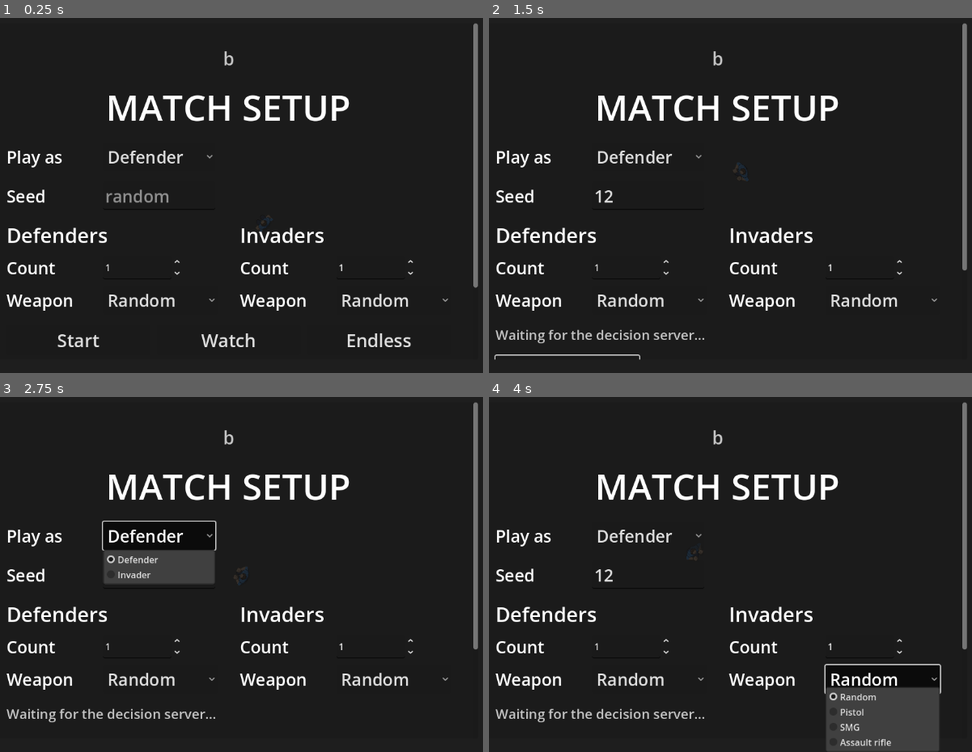
Above: before the commit, frames 1-4 (two rows, left to right).
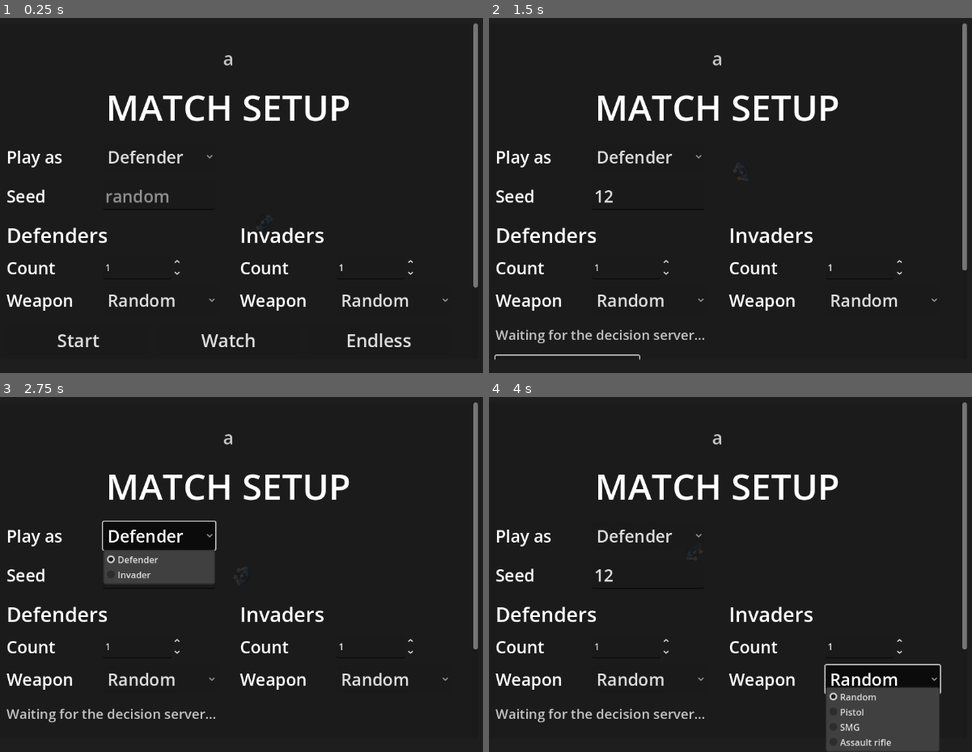
Above: after the commit, the same moments.

Repository: AnthonyThomasson/Example-Godot
Game: Godot game, scene res://scenes/main.tscn
Two runs of this game, one before a commit and one after it. Both use one fixed random seed, a clock stepped at 60 frames per second and the inputs below.
Inputs (mouse positions are in pixels of both pictures, inside the frame that each line leads up to):
- Up to frame 1 (0.25 s): no input
- Up to frame 2 (1.5 s): click (648, 195) at 0.52 s; type "12" at 0.6 s; click "Start" at 1.25 s
- Up to frame 3 (2.75 s): click "Defender" at 2 s
- Up to frame 4 (4 s): click "Random" at 2.75 s; click "Random" at 3.5 s

The runs differ from the first frame. In frame 1, less than 0.1% of the frame differs, in the area x 46-49%, y 9-14%; in frame 2, less than 0.1%; in frame 3, less than 0.1%; in frame 4, less than 0.1%.

Commit message:
Drop the seven snapshot facts nothing gates on
hostile_visible, has_gun, weapon_empty, hit_recently, critical, in_cover and
crouched were computed on every decision but no tree node, entry rule, test
or tool read them. A fact is now written only while something gates on it;
_hit_recently went with its only reader.

Co-Authored-By: Claude Fable 5.1 <noreply@anthropic.com>

Diff:
--- a/scenes/ai/perception/agent_snapshot.gd
+++ b/scenes/ai/perception/agent_snapshot.gd
@@ -99,25 +99,18 @@
 	var ammo: int = character.ammo(gun) if gun >= 0 else -1
 	var facts := {
 		"hostile_known": not hostiles.is_empty(),
-		"hostile_visible": hostiles.any(func(c): return c["visible"]),
 		"threat_known": not hostiles.is_empty() or _under_fire(),
-		"has_gun": gun >= 0,
 		"gun_loaded": ammo > 0 and not character.is_reloading(),
-		"weapon_empty": ammo == 0,
 		"weapon_low": ammo >= 0 and ammo <= ceili(character.ammo_capacity(gun) * vocab.low_ammo_fraction),
 		"can_reload": gun >= 0 and character.can_reload(gun),
 		"under_fire": _under_fire(),
-		"hit_recently": _hit_recently(),
 		"engaged": _engaged_fresh(),
 		"leads": not leads["options"].is_empty(),
 		"lead_outside": not SnapshotVocab.room_at(self_pos, rooms).is_empty() \
 			and leads["options"].any(func(o): return not o["tags"]["inside"]),
 		"hurt": dmg >= vocab.hurt_threshold,
-		"critical": dmg >= vocab.critical_threshold,
 		"inside": not SnapshotVocab.room_at(self_pos, rooms).is_empty(),
 		"exposed": line.get("clear", false) or (primary.is_empty() and _under_fire()),
-		"in_cover": line.get("cover", "") != "",
-		"crouched": character.posture() == &"crouch",
 	}
 	var sections := {
 		"goal": fill_goal(goal, character),
@@ -183,11 +176,6 @@
 	return _memory.is_fresh(&"under_fire")
 
 
-## Whether the NPC was actually hit (not just shot at) within the under-fire window.
-func _hit_recently() -> bool:
-	return _under_fire() and _memory.recall(&"under_fire").get("hit", false)
-
-
 ## Whether the NPC is still committed to a fight (an `engaged` event is fresh).
 func _engaged_fresh() -> bool:
 	return _memory.is_fresh(&"engaged")
Not shown, changed: .claude/skills/domain-ai-snapshot/SKILL.md
Not shown, changed: docs/cover-and-stance.md
